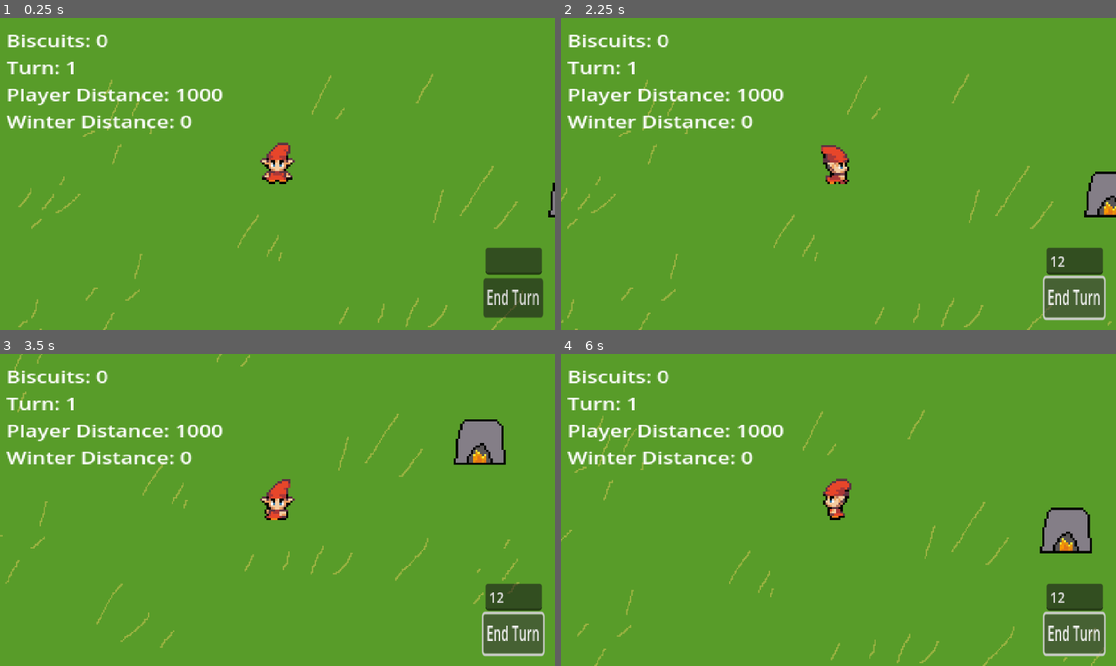
Above: before the commit, frames 1-4 (two rows, left to right).
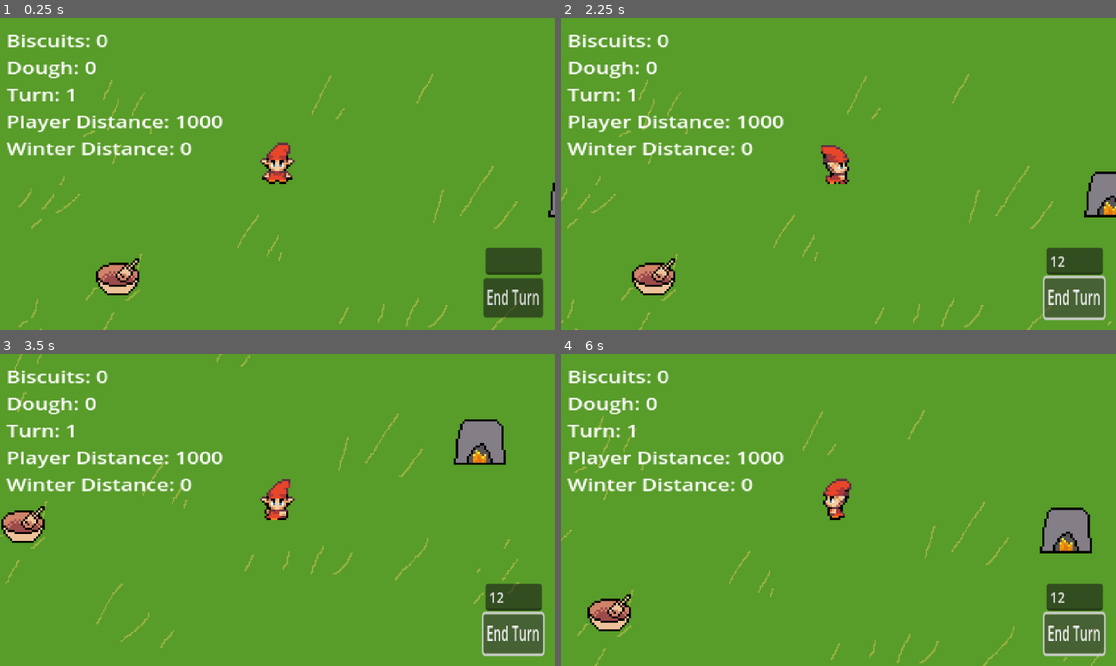
Above: after the commit, the same moments.

Repository: Niall-Hennessy/Brackeys-Game-Jam-2025-2
Game: Godot game, scene res://Scenes/Camps/test_level.tscn
Same seed, same stepped clock (60 frames per second), same inputs: the game is played once before the commit and once after it.
Inputs (mouse positions are in pixels of both pictures, inside the frame that each line leads up to):
- Up to frame 1 (0.25 s): no input
- Up to frame 2 (2.25 s): click (1077, 261) at 0.52 s; type "12" at 0.6 s; click "End Turn" at 1.25 s; tap Enter at 2 s; hold D (move_right) from 2.03 s (still down)
- Up to frame 3 (3.5 s): release D (move_right) at 2.78 s; hold S (move_down) from 2.78 s (still down)
- Up to frame 4 (6 s): release S (move_down) at 3.53 s; hold D (move_right) 3.53-4.28 s; hold W (move_up) 4.28-5.03 s; hold A (move_left) from 5.03 s (still down)

The runs differ from the first frame. In frame 1, 3.7% of the frame differs, in the area x 1-41%, y 14-89%; in frame 2, 3.7%; in frame 3, 3.7%; in frame 4, 3.7%.

Commit message:
Added Mixing Bowl
Added the Mixing Bowl

This implementation is a useful guide on how to refactor stations in order to better implement additional stations

Diff:
--- a/Scenes/Camps/test_level.tscn
+++ b/Scenes/Camps/test_level.tscn
@@ -1,9 +1,10 @@
-[gd_scene load_steps=5 format=3 uid="uid://deqbbtwchr357"]
+[gd_scene load_steps=6 format=3 uid="uid://deqbbtwchr357"]
 
 [ext_resource type="Texture2D" uid="uid://c8g4gvm87meby" path="res://Assets/Camp_temp.png" id="1_c4fu7"]
 [ext_resource type="PackedScene" uid="uid://uldm21fmtwyx" path="res://Scenes/Player/player.tscn" id="2_yqnp2"]
 [ext_resource type="Script" uid="uid://rnvwkq3eij6g" path="res://Scripts/GUI.gd" id="3_qq1j0"]
 [ext_resource type="PackedScene" uid="uid://c22e3pib328ep" path="res://Scenes/Stations/furnace.tscn" id="3_vqqru"]
+[ext_resource type="PackedScene" uid="uid://bhgsnpk41ol4b" path="res://Scenes/Stations/mixing_bowl.tscn" id="4_vqqru"]
 
 [node name="TestLevel" type="Node2D"]
 metadata/_edit_horizontal_guides_ = [-32.0, 639.0, 0.0, -249.0]
@@ -32,6 +33,7 @@
 script = ExtResource("3_qq1j0")
 
 [node name="EndTurnButton" type="Button" parent="Player/Camera2D/Control"]
+layout_mode = 0
 offset_left = 95.0
 offset_top = 48.3333
 offset_right = 173.0
@@ -40,6 +42,7 @@
 text = "End Turn"
 
 [node name="GameManagerLabel" type="Label" parent="Player/Camera2D/Control"]
+layout_mode = 0
 offset_left = -124.667
 offset_top = -67.0
 offset_right = -55.6667
@@ -49,6 +52,7 @@
 Turn: "
 
 [node name="LineEdit" type="LineEdit" parent="Player/Camera2D/Control"]
+layout_mode = 0
 offset_left = 96.3333
 offset_top = 34.2491
 offset_right = 164.896
@@ -59,5 +63,9 @@
 position = Vector2(866, 324)
 scale = Vector2(3, 3)
 
+[node name="MixingBowl" parent="." instance=ExtResource("4_vqqru")]
+position = Vector2(234, 435)
+scale = Vector2(3, 3.00738)
+
+[connection signal="pressed" from="Player/Camera2D/Control/EndTurnButton" to="Player/Camera2D/Control" method="_on_end_turn_button_pressed"]
 [connection signal="pressed" from="Player/Camera2D/Control/EndTurnButton" to="Player/Camera2D/Control/EndTurnButton" method="_on_pressed"]
-[connection signal="pressed" from="Player/Camera2D/Control/EndTurnButton" to="Player/Camera2D/Control" method="_on_end_turn_button_pressed"]
--- /dev/null
+++ b/Scenes/Stations/mixing_bowl.tscn
@@ -0,0 +1,54 @@
+[gd_scene load_steps=7 format=3 uid="uid://bhgsnpk41ol4b"]
+
+[ext_resource type="Script" uid="uid://o75kjk20mkx4" path="res://Scripts/mixing_bowl.gd" id="1_p7i4k"]
+[ext_resource type="Texture2D" uid="uid://dv4oiy8g7aqmj" path="res://Assets/MixingBowl.png" id="2_p7i4k"]
+[ext_resource type="PackedScene" uid="uid://b81j4cgq1flrb" path="res://Scenes/Stations/proximity_trigger.tscn" id="3_8fkcv"]
+
+[sub_resource type="AtlasTexture" id="AtlasTexture_0js8q"]
+atlas = ExtResource("2_p7i4k")
+region = Rect2(0, 0, 32, 32)
+
+[sub_resource type="SpriteFrames" id="SpriteFrames_0ru2c"]
+animations = [{
+"frames": [{
+"duration": 1.0,
+"texture": SubResource("AtlasTexture_0js8q")
+}],
+"loop": true,
+"name": &"default",
+"speed": 5.0
+}]
+
+[sub_resource type="RectangleShape2D" id="RectangleShape2D_5f1qk"]
+size = Vector2(24, 11)
+
+[node name="MixingBowl" type="Node2D"]
+script = ExtResource("1_p7i4k")
+
+[node name="AnimatedSprite2D" type="AnimatedSprite2D" parent="."]
+sprite_frames = SubResource("SpriteFrames_0ru2c")
+autoplay = "default"
+
+[node name="ProximityTrigger" parent="." instance=ExtResource("3_8fkcv")]
+collision_layer = 4
+
+[node name="StaticBody2D" type="StaticBody2D" parent="."]
+collision_layer = 2
+
+[node name="CollisionShape2D" type="CollisionShape2D" parent="StaticBody2D"]
+position = Vector2(0, 5.5)
+shape = SubResource("RectangleShape2D_5f1qk")
+debug_color = Color(0.851513, 0.323311, 0.481857, 0.42)
+
+[node name="MixingButton" type="Button" parent="."]
+visible = false
+offset_left = -22.0
+offset_top = -55.0
+offset_right = 19.0
+offset_bottom = -24.0
+scale = Vector2(1.01618, 0.897703)
+text = "Mix"
+
+[connection signal="body_entered" from="ProximityTrigger" to="." method="_on_proximity_trigger_body_entered"]
+[connection signal="body_exited" from="ProximityTrigger" to="." method="_on_proximity_trigger_body_exited"]
+[connection signal="pressed" from="MixingButton" to="." method="_on_button_pressed"]
--- a/Scripts/GUI.gd
+++ b/Scripts/GUI.gd
@@ -1,7 +1,7 @@
 extends Control
 
 func _process(delta: float) -> void:
-	$GameManagerLabel.text = "Biscuits: " + str(GameManager.biscuits) + "\nTurn: " + str(GameManager.turn) + "\nPlayer Distance: " + str(GameManager.player_distance) + "\nWinter Distance: " + str(GameManager.winter_distance)
+	$GameManagerLabel.text = "Biscuits: " + str(GameManager.biscuits) + "\nDough: " + str(GameManager.dough) + "\nTurn: " + str(GameManager.turn) + "\nPlayer Distance: " + str(GameManager.player_distance) + "\nWinter Distance: " + str(GameManager.winter_distance)
 
 func _on_end_turn_button_pressed() -> void:
 	GameManager.next_turn(int($LineEdit.text))
--- /dev/null
+++ b/Scripts/mixing_bowl.gd
@@ -0,0 +1,10 @@
+extends Node2D
+
+func _on_proximity_trigger_body_entered(body: Node2D) -> void:
+	$MixingButton.visible = true
+
+func _on_proximity_trigger_body_exited(body: Node2D) -> void:
+	$MixingButton.visible = false
+
+func _on_button_pressed() -> void:
+	GameManager.gain_dough(3)
--- a/game_manager.gd
+++ b/game_manager.gd
@@ -1,6 +1,11 @@
 extends Node
 
 @export var biscuits: int = 0
+@export var wheat: int = 0
+@export var flour: int = 0
+@export var water: int = 0
+@export var dough: int = 0
+
 @export var turn: int = 1
 @export var player_distance: int = 1000
 @export var winter_distance: int = 0
@@ -11,7 +16,14 @@
 var weights = PackedFloat32Array([0.5, 1, 2, 1.5, 1]) #https://docs.godotengine.org/en/4.4/classes/class_randomnumbergenerator.html
 
 func gain_biscuit(num_biscuits: int) -> void:
+	if num_biscuits > dough:
+		return
+
 	biscuits += num_biscuits
+	dough -= num_biscuits
+
+func gain_dough(num_dough: int) -> void:
+	dough += num_dough
 
 func next_turn(consume_num_biscuits: int) -> void:
 	if biscuits < consume_num_biscuits:
Binary file added: Assets/MixingBowl.png
Not shown, added: Assets/MixingBowl.png.import
Binary file added: Assets/mortar_pestle_temp.png
Not shown, added: Assets/mortar_pestle_temp.png.import
Not shown, added: Scripts/mixing_bowl.gd.uid
